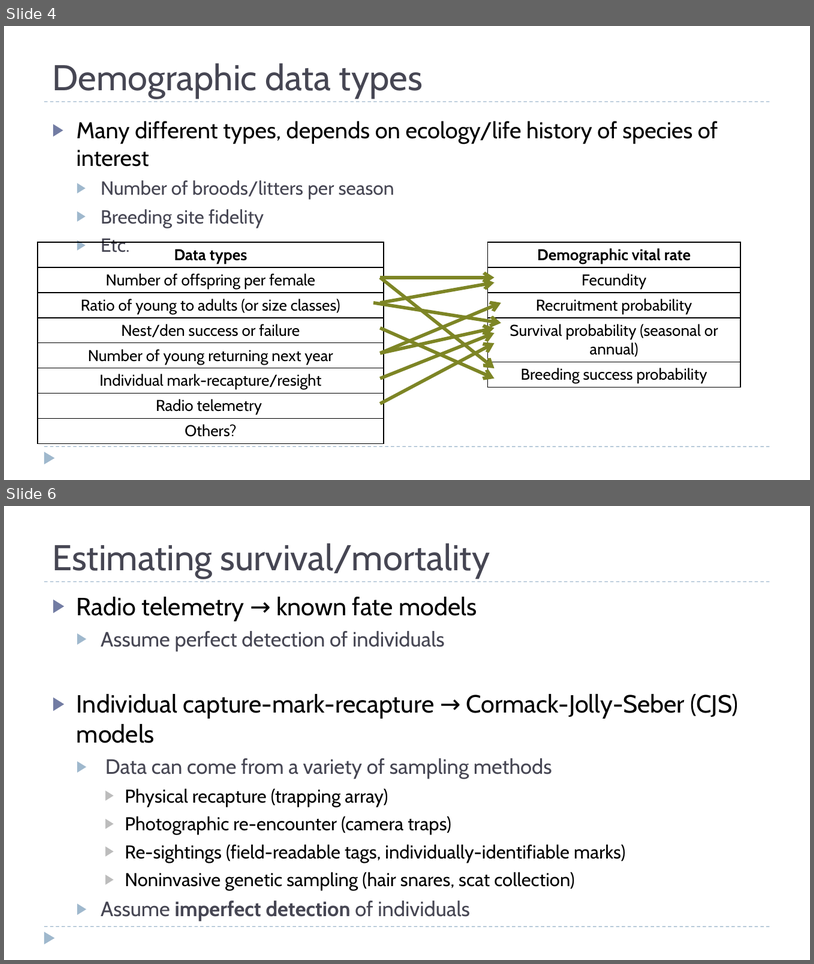
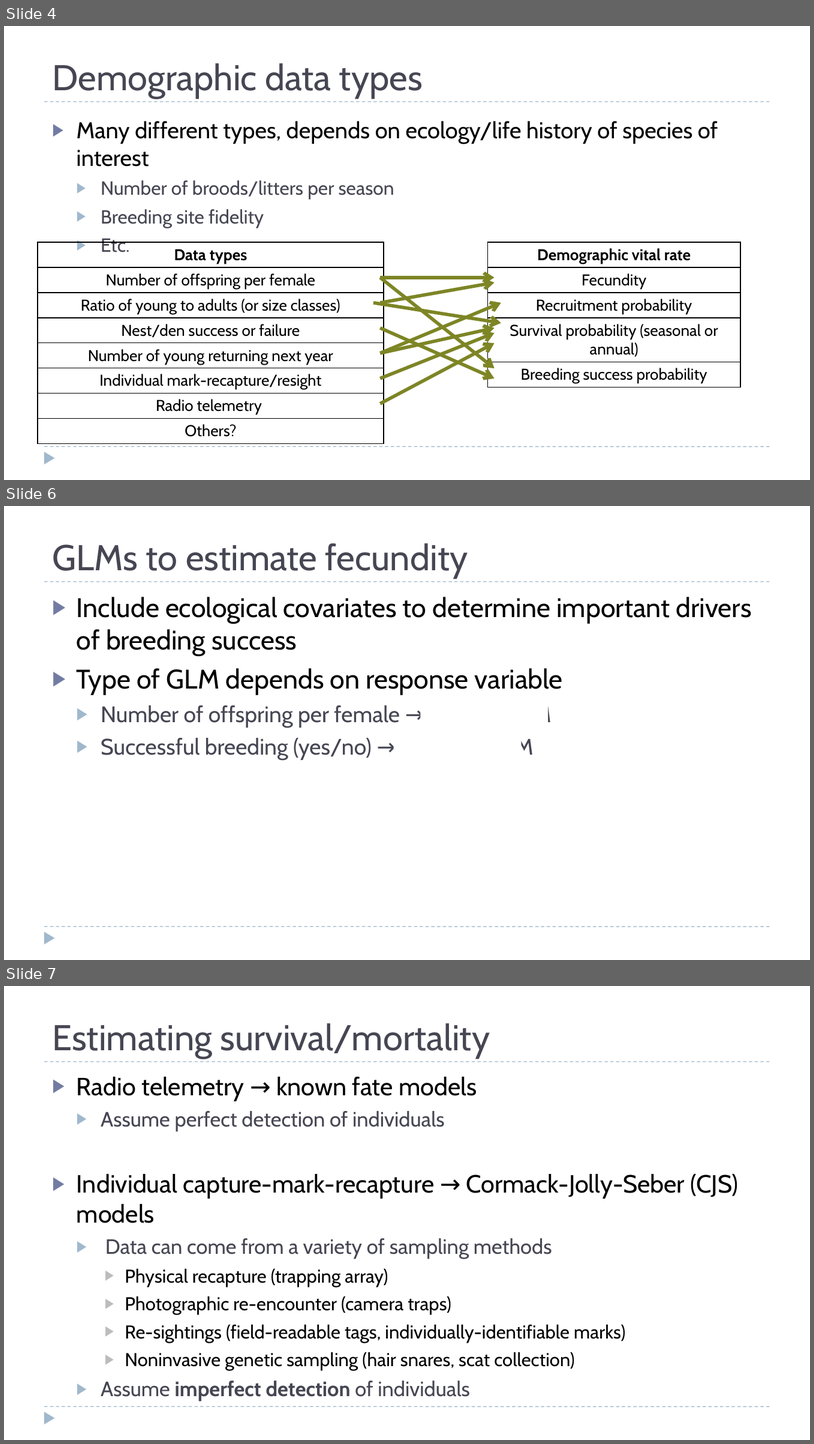
Before and after one commit to ssa200/ssa200.github.io, a slide deck: static/lectures/05_demo-data.pptx. Shown one above the other, each under a label of ours: slides 4 and 6 before the commit, slides 4, 6 and 7 after it; the slides between them are not shown. The pictures are 814x964 and 814x1444 pixels, drawn with LibreOffice and Linux fonts; fonts in the diff are those of the drawing; background and template pictures are left out. Boxes give left, top, right and bottom in pixels: in the first picture for what was removed or moved away, otherwise in the second. Text is boxed around its words. In the diff, an @@ line names an element or a change of style, - is before the commit and + after.

```diff
--- a/static/lectures/05_demo-data.pptx
+++ b/static/lectures/05_demo-data.pptx
@@ slide 6 added at (4,506,810,960), background #FFFFFF; not listed: 3 template elements that a slide beside it also shows @@
@@ title added at (52,543,468,579), 32 pt, text #464653 @@
+GLMs to estimate fecundity
@@ text added at (77,597,752,759), 24 pt, text #000000 @@
+▶ Include ecological covariates to determine important drivers of breeding success
+▶ Type of GLM depends on response variable
+  ▶ Number of offspring per female → Poisson GLM
+  ▶ Successful breeding (yes/no) → Binomial GLM
@@ rectangle added at (421,700,548,733), fill #FFFFFF @@
@@ rectangle added at (393,733,521,766), fill #FFFFFF @@
@@ what was slide 6 is now slide 7 @@
```
Also in this commit, not shown: 1 slide changed, 5 other slides added, 5 other files.
